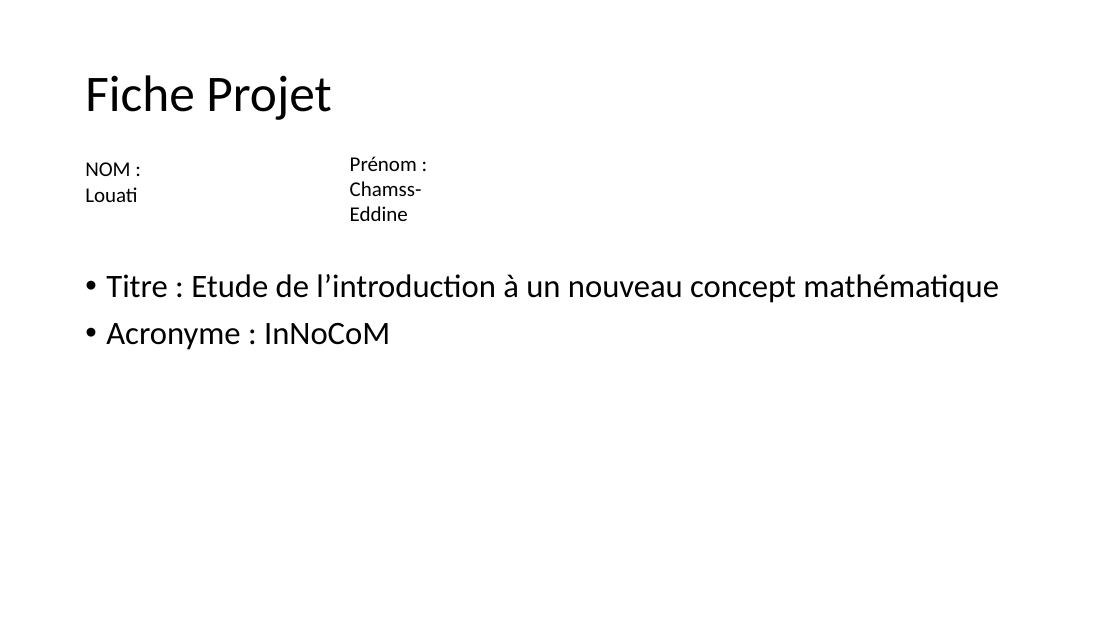
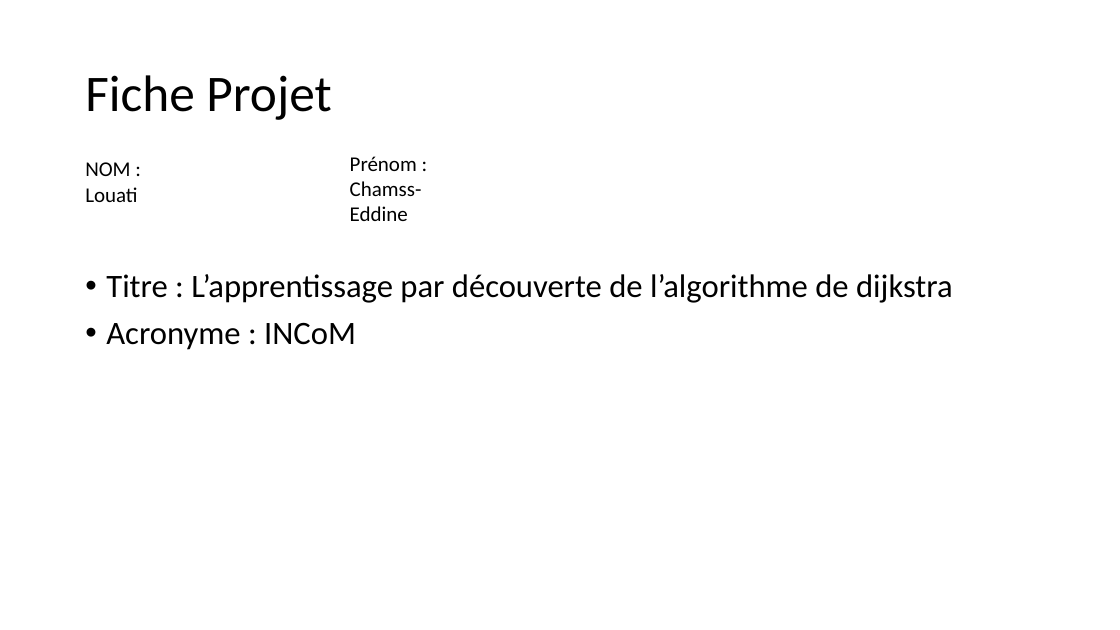
Before and after one commit to akhythmetic/INCoM, a slide deck: slide 1 of Fiche_Projet_TE625PS.pptx. Drawn at 1120x630 pixels with LibreOffice and Linux fonts; fonts in the diff are those of the drawing. Boxes give left, top, right and bottom in pixels: in the first picture for what was removed or moved away, otherwise in the second. Text is boxed around its words. In the diff, an @@ line names an element or a change of style, - is before the commit and + after.

```diff
--- a/Fiche_Projet_TE625PS.pptx
+++ b/Fiche_Projet_TE625PS.pptx
@@ text at box(106, 274, 953, 350): text changed @@
-• Titre : Etude de l’introduction à un nouveau concept mathématique
-• Acronyme : InNoCoM
+• Titre : L’apprentissage par découverte de l’algorithme de dijkstra
+• Acronyme : INCoM
```
Also in this commit, not shown: 4 other slides changed.
